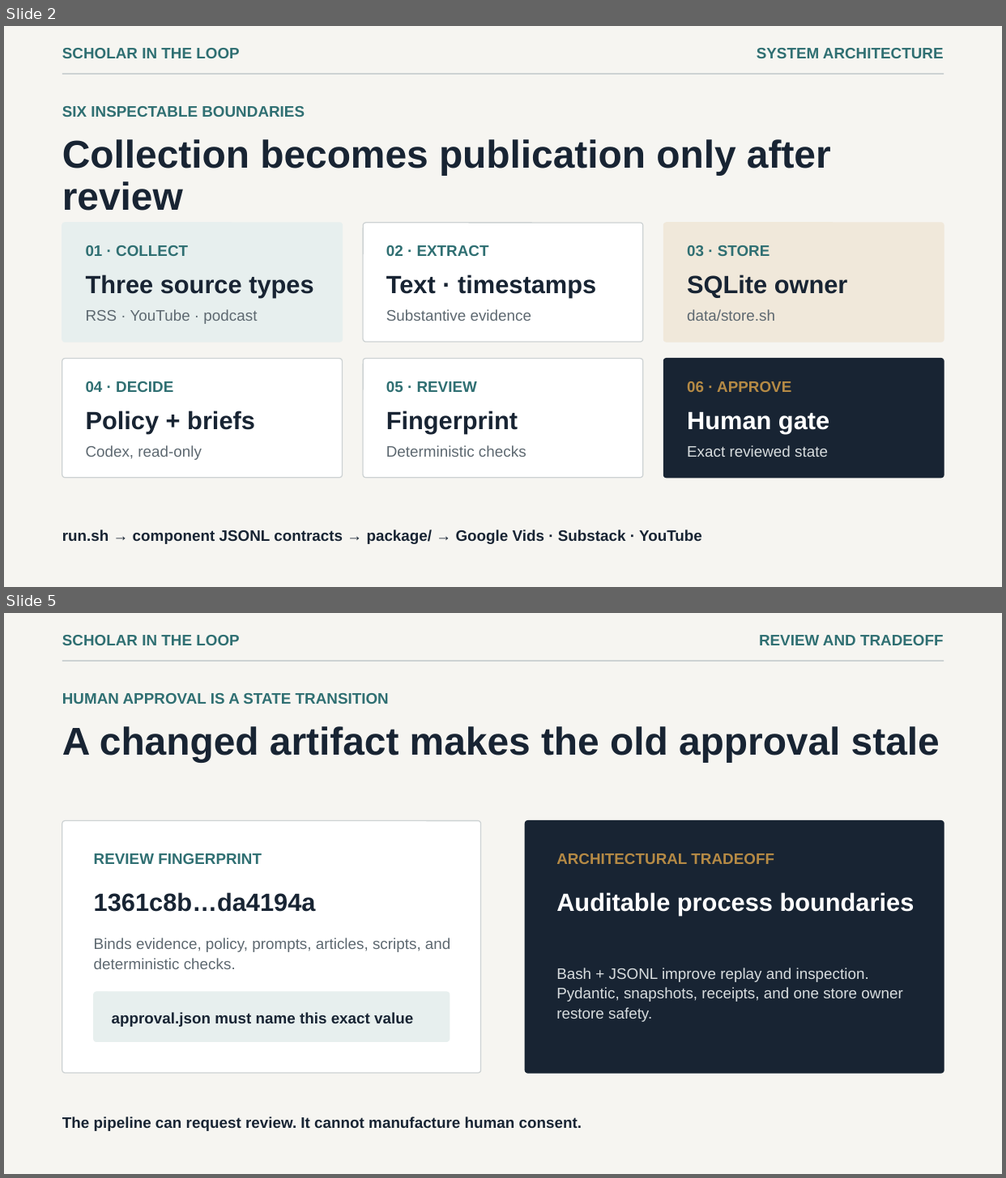
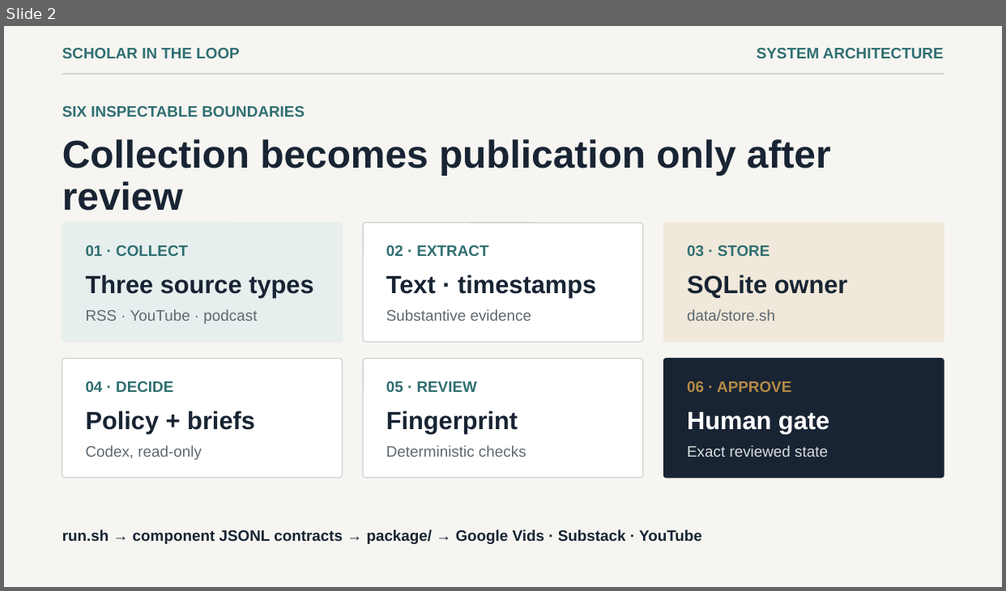
Before and after one commit to Zhekai-Li/ps04, a slide deck: runs/live-20261010T142614Z-b7aaa14e/package/technical_demo/technical-demo-human-recording.pptx. Shown one above the other, each under a label of ours: slides 2 and 5 before the commit, slide 2 after it; the slides between them are not shown. The pictures are 1006x1178 and 1006x591 pixels, drawn with LibreOffice and Linux fonts; fonts in the diff are those of the drawing. Boxes give left, top, right and bottom in pixels: in the first picture for what was removed or moved away, otherwise in the second. Text is boxed around its words. In the diff, an @@ line names an element or a change of style, - is before the commit and + after.

Commit message:
Correct human-recorded demo slide selection

```diff
--- a/runs/live-20261010T142614Z-b7aaa14e/package/technical_demo/technical-demo-human-recording.pptx
+++ b/runs/live-20261010T142614Z-b7aaa14e/package/technical_demo/technical-demo-human-recording.pptx
@@ slide 5 removed at (4,613,1002,1174), background #F6F5F1 @@
@@ text removed at (62,635,239,645) @@
-SCHOLAR IN THE LOOP
@@ text removed at (759,635,944,645) @@
-REVIEW AND TRADEOFF
@@ rectangle removed at (62,660,943,661) @@
@@ text removed at (62,693,389,704) @@
-HUMAN APPROVAL IS A STATE TRANSITION
@@ text removed at (62,726,940,762) @@
-A changed artifact makes the old approval stale
@@ rounded rectangle removed at (62,820,480,1073) @@
@@ rounded rectangle removed at (525,820,943,1073) @@
@@ text removed at (94,854,262,864) @@
-REVIEW FINGERPRINT
@@ text removed at (556,854,774,864) @@
-ARCHITECTURAL TRADEOFF
@@ text removed at (94,892,316,912) @@
-1361c8b…da4194a
@@ text removed at (556,892,914,916) @@
-Auditable process boundaries
@@ text removed at (94,938,450,969) @@
-Binds evidence, policy, prompts, articles, scripts, and deterministic checks.
@@ text removed at (556,968,902,1022) @@
-Bash + JSONL improve replay and inspection. Pydantic, snapshots, receipts, and one store owner restore safety.
@@ rounded rectangle removed at (94,992,449,1042) @@
@@ text removed at (112,1012,413,1027) @@
-approval.json must name this exact value
@@ text removed at (62,1117,582,1131) @@
-The pipeline can request review. It cannot manufacture human consent.
```
Also in this commit, not shown: 3 slides added, 2 other slides removed, 1 other file.
